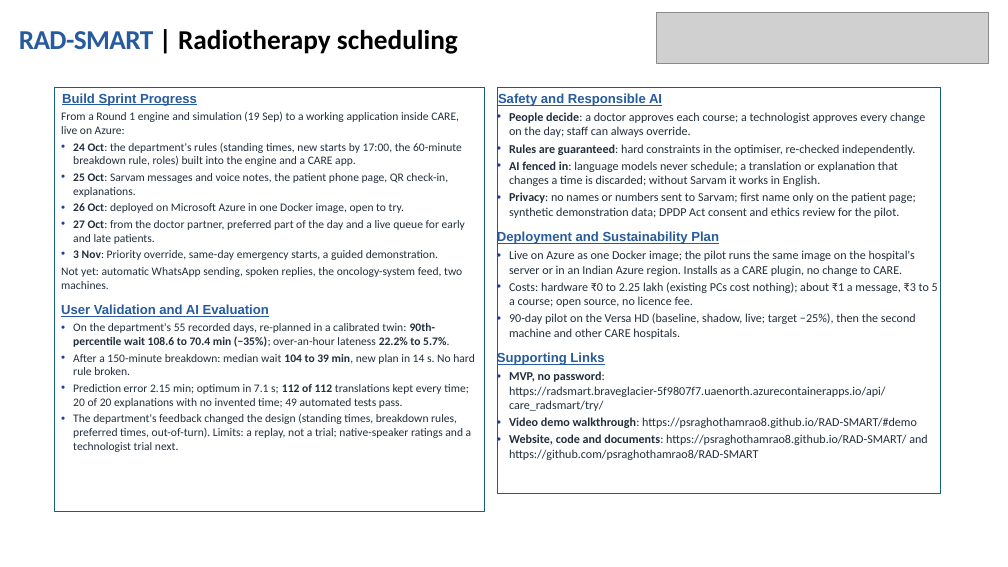
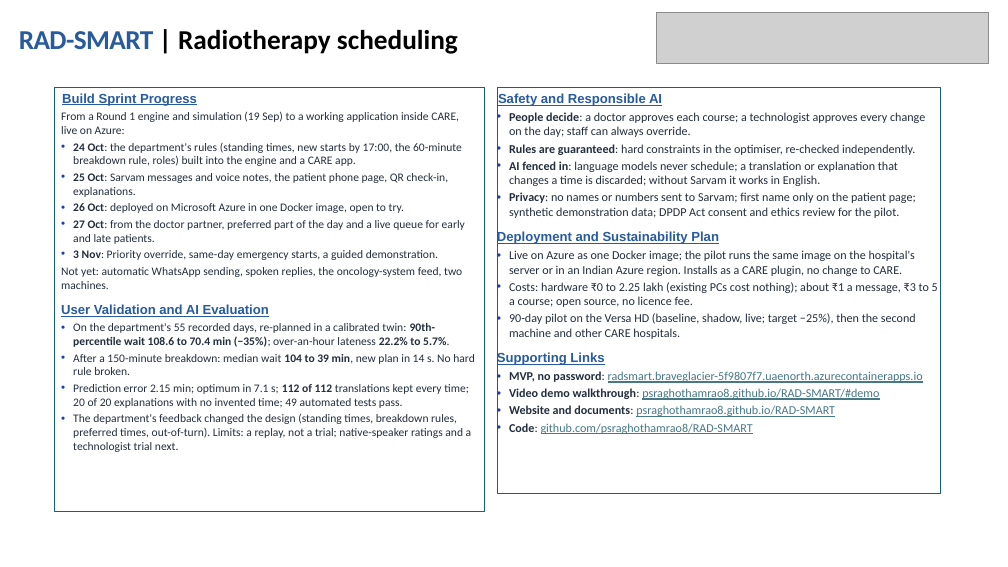
Before and after one commit to psraghothamrao8/RAD-SMART, a slide deck: slide 2 of docs/RAD-SMART_Solution_Brief.pptx. Drawn at 1008x567 pixels with LibreOffice and Linux fonts; fonts in the diff are those of the drawing; grey boxes stand for pictures. Boxes give left, top, right and bottom in pixels: in the first picture for what was removed or moved away, otherwise in the second. Text is boxed around its words. In the diff, an @@ line names an element or a change of style, - is before the commit and + after.

```diff
--- a/docs/RAD-SMART_Solution_Brief.pptx
+++ b/docs/RAD-SMART_Solution_Brief.pptx
@@ text in rectangle at (x1=509, y1=371, x2=923, y2=434): text changed; text colour #232F3E to #467885 @@
-• MVP, no password: https://radsmart.braveglacier-5f9807f7.uaenorth.azurecontainerapps.io/api/care_radsmart/try/
-• Video demo walkthrough: https://psraghothamrao8.github.io/RAD-SMART/#demo
-• Website, code and documents: https://psraghothamrao8.github.io/RAD-SMART/ and https://github.com/psraghothamrao8/RAD-SMART
+• MVP, no password: radsmart.braveglacier-5f9807f7.uaenorth.azurecontainerapps.io
+• Video demo walkthrough: psraghothamrao8.github.io/RAD-SMART/#demo
+• Website and documents: psraghothamrao8.github.io/RAD-SMART
+• Code: github.com/psraghothamrao8/RAD-SMART
```
Also in this commit, not shown: 2 other files.
